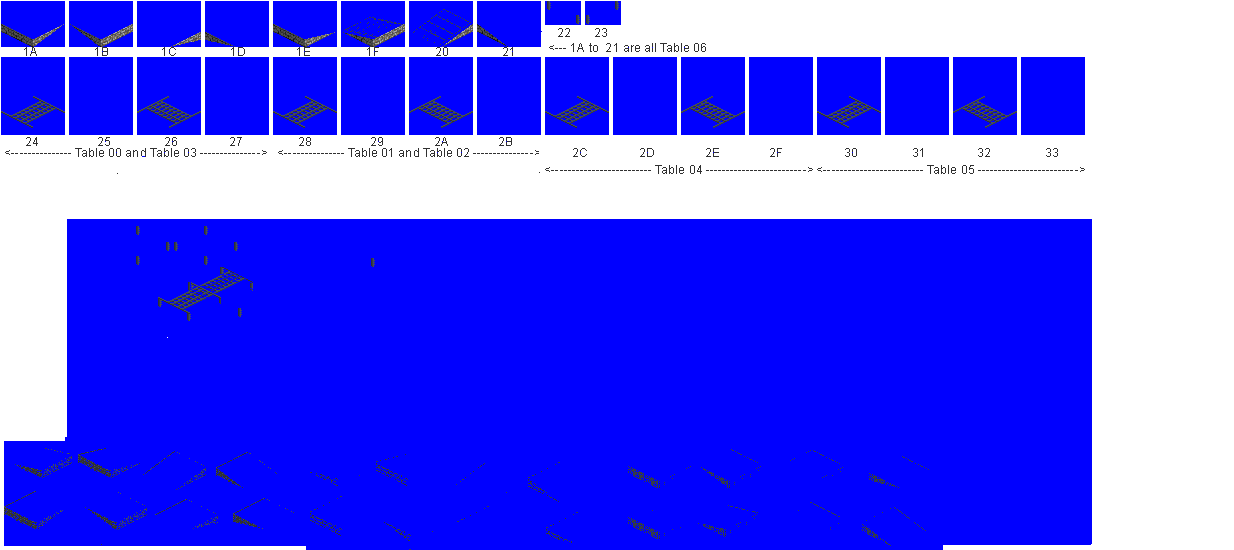
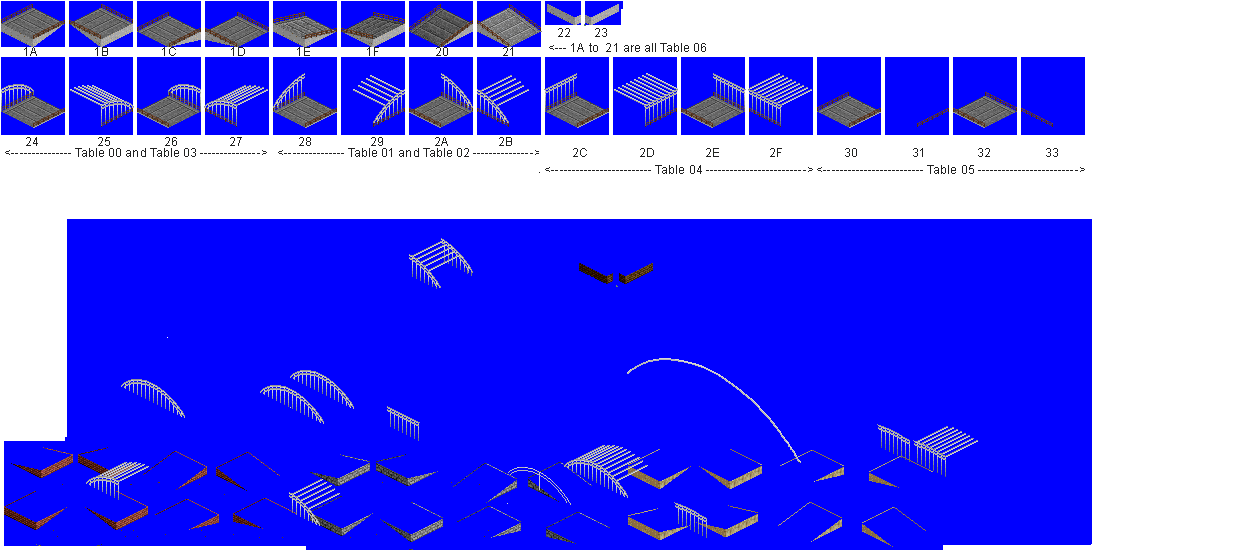
Revision of a layered 1234px x 550px image; what changed, layer by layer:
added layer "whitebase" above "Pasted Layer #1" over (1, 4, 619, 47)
painted on "Pasted Layer #1" over (547, 4, 619, 25)
showed "arch truss", moved it above "arch truss copy", painted on it over (1, 15, 978, 538)
showed "glander" over (1, 4, 1053, 538)
hid "Pasted Layer #2" over (1, 1, 1085, 550)
showed "Pasted Layer", painted on it over (1, 1, 1085, 550)
